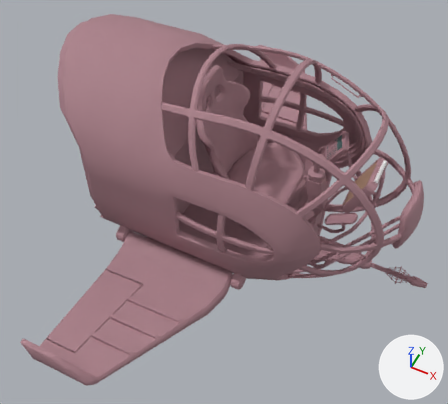
Before and after pictures for a commit that changed the FBX model Assets/Constructions/small_shuttle_new.FBX.
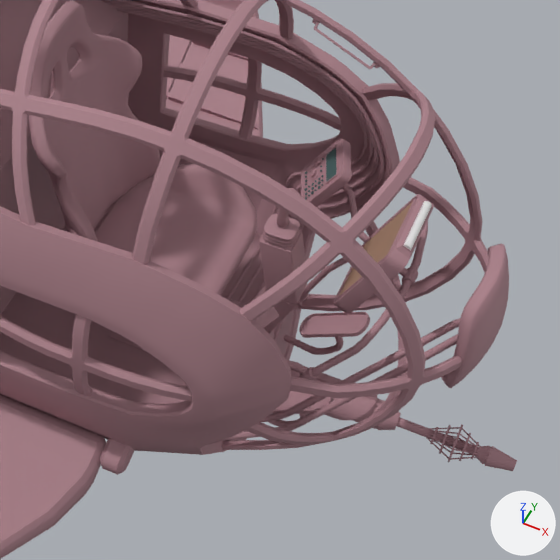
Each version is shown whole from a 50 mm lens placed at (1.81, -2.97, 3.74), pointed at (0.46, -0.28, 0.39), then close up on the part from 41% to 100% of the width and 16% to 82% of the height. The axes (+X, +Y, +Z) are drawn at lower right. The lights are the same throughout. Where no turn or scale is listed for an object, it has been applied to the vertices.

The first close-up shows 'laser_gun001', 'left_wing001', 'main_display001', 'right_wing001', 'small_ship001'.
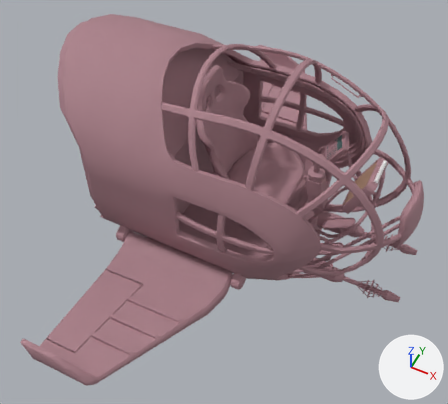
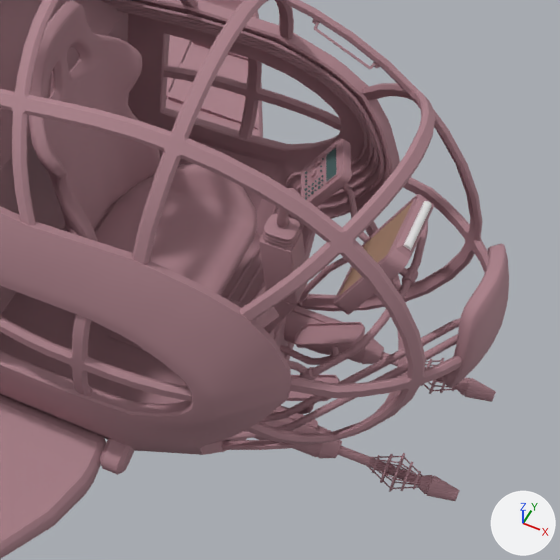
The newer file is also turned or shifted as a whole; pictures and numbers use the older file's frame.

Pixel boxes [x1, y1, x2, y2] of what changed, in the close-ups (560 x 560 px; the box of a moved part takes in the faces that stretch with it):
'laser_gun001', mesh moved
    before: [353, 398, 517, 471]
    after: [338, 334, 496, 402]
'laser_gun002', added (brown)
    after: [293, 425, 460, 501]
part 1 of me_mesh, moved or reshaped
    before: [268, 414, 307, 427]
    after: [280, 404, 314, 414]
part 2 of me_mesh, moved or reshaped
    before: [272, 391, 334, 414]
    after: [286, 375, 340, 401]
part 3 of me_mesh, moved or reshaped
    before: [284, 334, 344, 355]
    after: [280, 344, 339, 365]
part 4 of me_mesh, moved or reshaped
    before: [286, 359, 377, 420]
    after: [244, 406, 318, 440]
part 5 of me_mesh, added (brown)
    after: [284, 305, 350, 355]
part 6 of me_mesh, moved or reshaped
    before: [299, 312, 370, 338]
    after: [294, 322, 365, 348]

What the commit changed:
me_mesh is used by ob_small_ship001; location (0.0, 0.0, 0.0); rotation (1.571, 0.0, -1.571), in degrees (90, 0, -90); scale (0.0326, 0.0254, 0.0254).
me_mesh had 11302 vertices, 20596 faces and spanned x -22.5..22.5, y -11.3..56.6, z -70.0..33.8.
me_mesh now has 11368 vertices, 20686 faces and spans x -22.5..22.5, y -11.3..56.6, z -70.0..33.8.
me_mesh part 1: the loose piece of 120 vertices spanning x 5.0..6.9, y -3.2..4.3, z -50.3..-41.4 is moved by (-1.9, 0.0, 0.0).
me_mesh part 2: the loose piece of 216 vertices spanning x 4.2..7.7, y 1.2..7.0, z -53.1..-43.7 is moved by (-1.9, 0.0, 0.0).
me_mesh part 3: the loose piece of 120 vertices spanning x -6.7..-4.8, y -3.2..4.3, z -50.3..-41.4 is moved by (1.7, 0.0, 0.0).
me_mesh part 4: the loose piece of 66 vertices spanning x -2.1..2.1, y -5.0..0.4, z -57.7..-41.4 is moved by (7.1, 1.2, 5.7).
me_mesh part 5: the loose piece of 66 vertices spanning x -2.1..2.1, y -5.0..0.4, z -57.7..-41.4 is copied, and the copy is moved by (-7.2, 1.2, 5.7); it spans x -9.4..-5.1, y -3.7..1.7, z -52.1..-35.7.
me_mesh part 6: 68 vertices moved from x -7.0..-4.0, y 1.2..7.0, z -53.1..-43.7 to x -5.9..-2.4, y 1.3..7.0, z -53.1..-43.7; 125 vertices removed from x -7.5..-4.0, y 1.2..7.0, z -53.0..-43.7; 125 vertices added at x -5.9..-2.4, y 1.2..6.9, z -53.1..-43.7.
me_mesh_008 has 550 vertices, 972 faces and spans x -0.675..0.0, y -0.069..0.069, z -0.07..0.07.
me_mesh_008 is used by ob_laser_gun001; location (1.979, 0.0, -0.057).
me_mesh_008 part 7: the whole mesh is moved by (-0.144, 0.237, 0.031).
Object 'laser_gun002' (ob_laser_gun002) is new; it shows a copy of the mesh of ob_laser_gun001.
Its location is (1.835, -0.232, -0.026).
